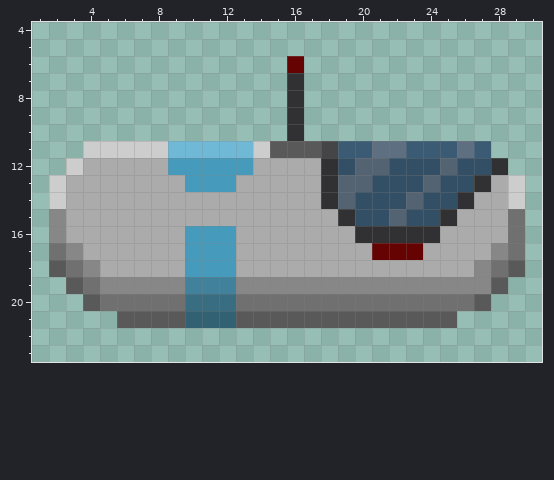
Edited in one commit: pixel-art sprite (Resources/Textures/_NF/Structures/Storage/emergency_pod.rsi/icon.png). Above: the version before the commit.
The file is 32x32 pixels. Shown: x 1..30, y 4..23.
New version:
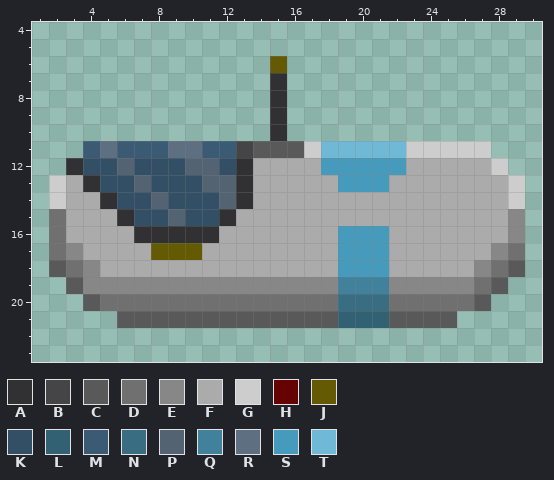
Palette (. is transparent): A #313133  B #454547  C #595959  D #707070  E #878788  F #ababac  G #cdcdcd  H #650303  J #635a03  K #334f65  L #326173  M #3b5a73  N #386d82  P #536372  Q #42819b  R #5d6f80  S #469bbd  T #6fb9d6
From old to new:
{"y":6,"x":15,"old":".H","new":"J."}
{"y":7,"x":15,"old":".A","new":"A."}
{"y":8,"x":15,"old":".A","new":"A."}
{"y":9,"x":15,"old":".A","new":"A."}
{"y":10,"x":15,"old":".A","new":"A."}
{"y":11,"x":4,"old":"GGGGGTTTTTG","new":"MRMMMRRMMBC"}
{"y":11,"x":17,"old":"CBMMRRMMMRM","new":"GTTTTTGGGGG"}
{"y":12,"x":3,"old":"GFFFFFSSSSS","new":"AKKPKKKPPKA"}
{"y":12,"x":18,"old":"AKPPKKKPKKA","new":"SSSSSFFFFFG"}
{"y":13,"x":4,"old":"FFFFFFSSSF","new":"AKKPKKKPPA"}
{"y":13,"x":18,"old":"APPKKKPKKA","new":"FSSSFFFFFF"}
{"y":14,"x":5,"old":"FFFFFFFFF","new":"AKKPKKKPA"}
{"y":14,"x":18,"old":"APKKKPKKA","new":"FFFFFFFFF"}
{"y":15,"x":2,"old":"E","new":"D"}
{"y":15,"x":6,"old":"FFFFFFF","new":"AKKPKKA"}
{"y":15,"x":19,"old":"AKKPKKA","new":"FFFFFFF"}
{"y":15,"x":29,"old":"D","new":"E"}
{"y":16,"x":2,"old":"E","new":"D"}
{"y":16,"x":7,"old":"FFFSSS","new":"AAAAAF"}
{"y":16,"x":19,"old":"FAAAAA","new":"SSSFFF"}
{"y":16,"x":29,"old":"D","new":"E"}
{"y":17,"x":8,"old":"FFSSS","new":"JJJFF"}
{"y":17,"x":19,"old":"FFHHH","new":"SSSFF"}
{"y":18,"x":10,"old":"SSS","new":"FFF"}
{"y":18,"x":19,"old":"FFF","new":"SSS"}
{"y":19,"x":4,"old":"D","new":"E"}
{"y":19,"x":10,"old":"QQQ","new":"EEE"}
{"y":19,"x":19,"old":"EEE","new":"QQQ"}
{"y":19,"x":27,"old":"E","new":"D"}
{"y":20,"x":10,"old":"NNN","new":"DDD"}
{"y":20,"x":19,"old":"DDD","new":"NNN"}
{"y":21,"x":10,"old":"LLL","new":"CCC"}
{"y":21,"x":19,"old":"CCC","new":"LLL"}
